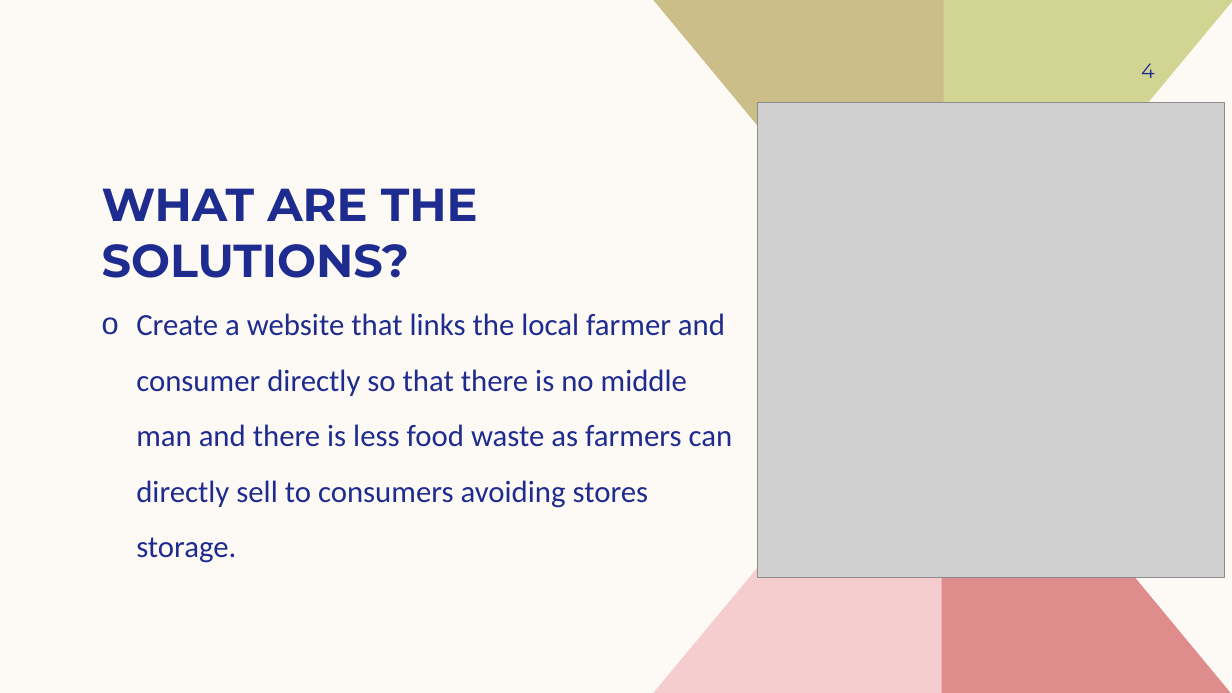
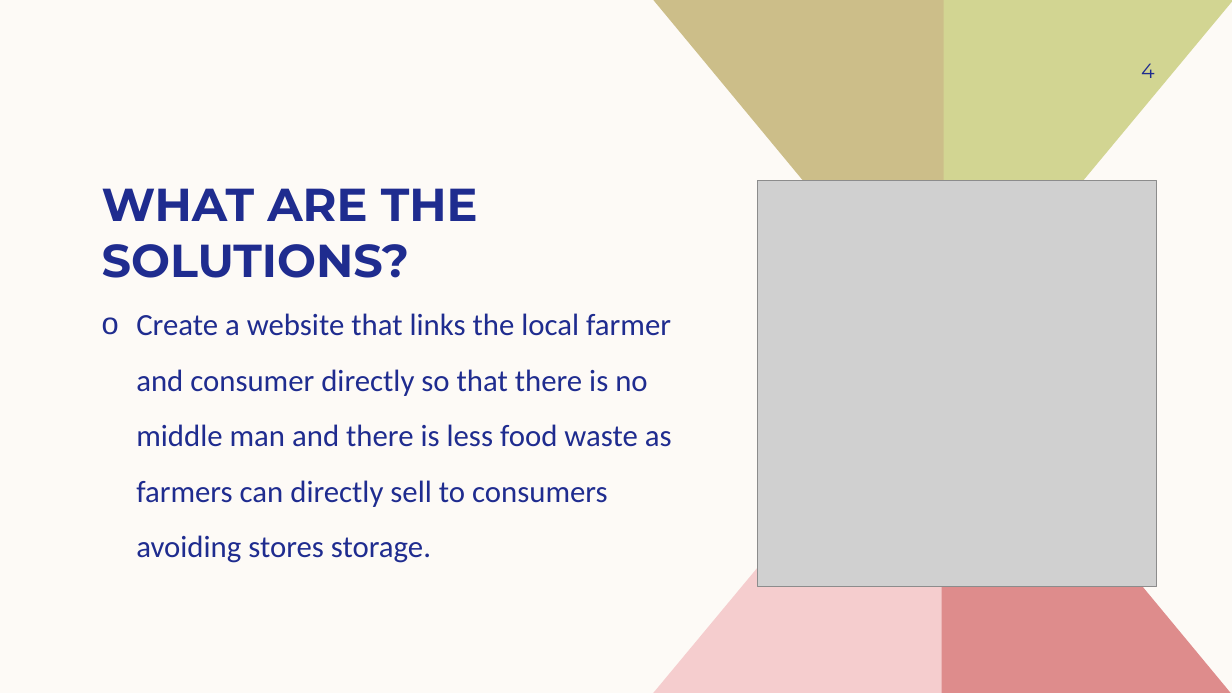
Before and after one commit to srr17/HackathonACMNEXUS, a slide deck: slide 4 of CROP LINK.pptx. Drawn at 1232x693 pixels with LibreOffice and Linux fonts; fonts in the diff are those of the drawing; grey boxes stand for pictures. Boxes give left, top, right and bottom in pixels: in the first picture for what was removed or moved away, otherwise in the second. Text is boxed around its words. In the diff, an @@ line names an element or a change of style, - is before the commit and + after.

```diff
--- a/CROP LINK.pptx
+++ b/CROP LINK.pptx
@@ picture: place and size @@
-picture at (758,102,1225,578)
+picture at (758,180,1157,587)
@@ text "Create a website that links ..." rewrapped from (136,313,733,563) to (136,313,672,563) @@
```
Also in this commit, not shown: 3 other slides changed, 9 slides added, 6 slides removed.
